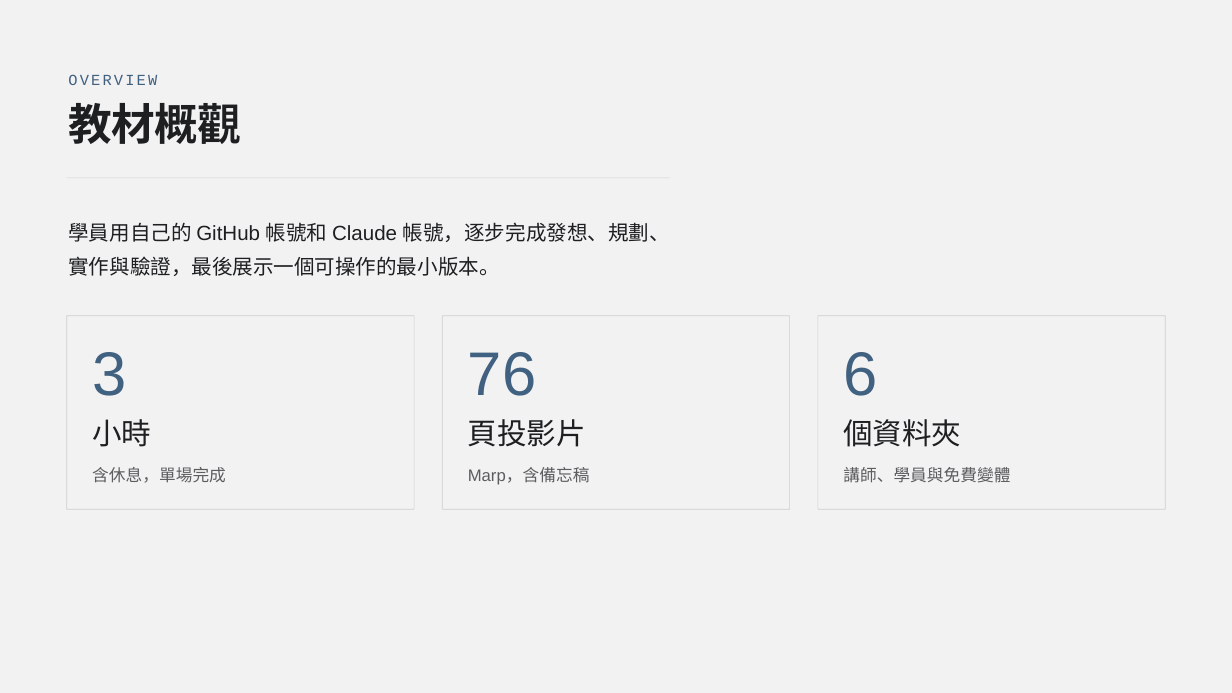
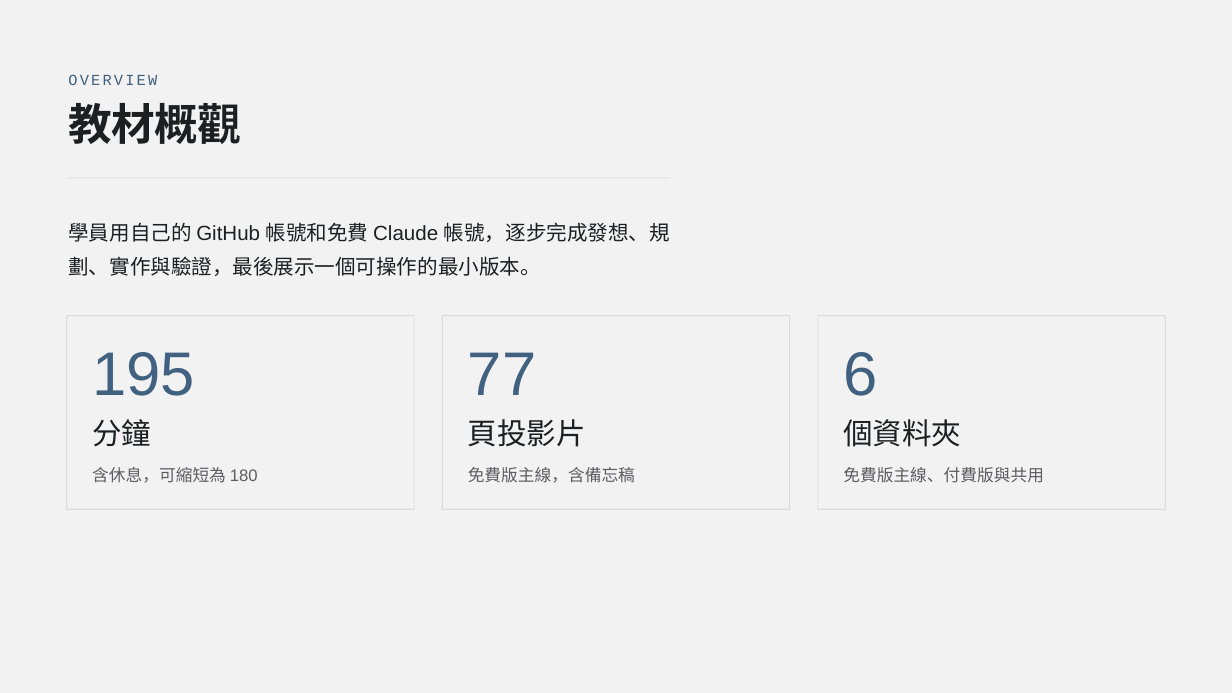
Before and after one commit to htchen/LLM2Life, a slide deck: slide 2 of instructor/LLM2Life_slide_deck.pptx. Drawn at 1232x693 pixels with LibreOffice and Linux fonts; fonts in the diff are those of the drawing. Boxes give left, top, right and bottom in pixels: in the first picture for what was removed or moved away, otherwise in the second. Text is boxed around its words. In the diff, an @@ line names an element or a change of style, - is before the commit and + after.

```diff
--- a/instructor/LLM2Life_slide_deck.pptx
+++ b/instructor/LLM2Life_slide_deck.pptx
@@ text at (68,222,670,276): text changed @@
-學員用自己的 GitHub 帳號和 Claude 帳號，逐步完成發想、規劃、實作與驗證，最後展示一個可操作的最小版本。
+學員用自己的 GitHub 帳號和免費 Claude 帳號，逐步完成發想、規劃、實作與驗證，最後展示一個可操作的最小版本。
@@ text at (92,352,195,396): text changed @@
-3
+195
@@ text at (468,352,536,395): text changed @@
-76
+77
@@ text at (92,419,151,447): text changed @@
-小時
+分鐘
@@ text at (92,467,258,483): text changed @@
-含休息，單場完成
+含休息，可縮短為 180
@@ text at (468,467,635,483): text changed @@
-Marp，含備忘稿
+免費版主線，含備忘稿
@@ text at (843,467,1044,483): text changed @@
-講師、學員與免費變體
+免費版主線、付費版與共用
```
Also in this commit, not shown: 6 other slides changed.
